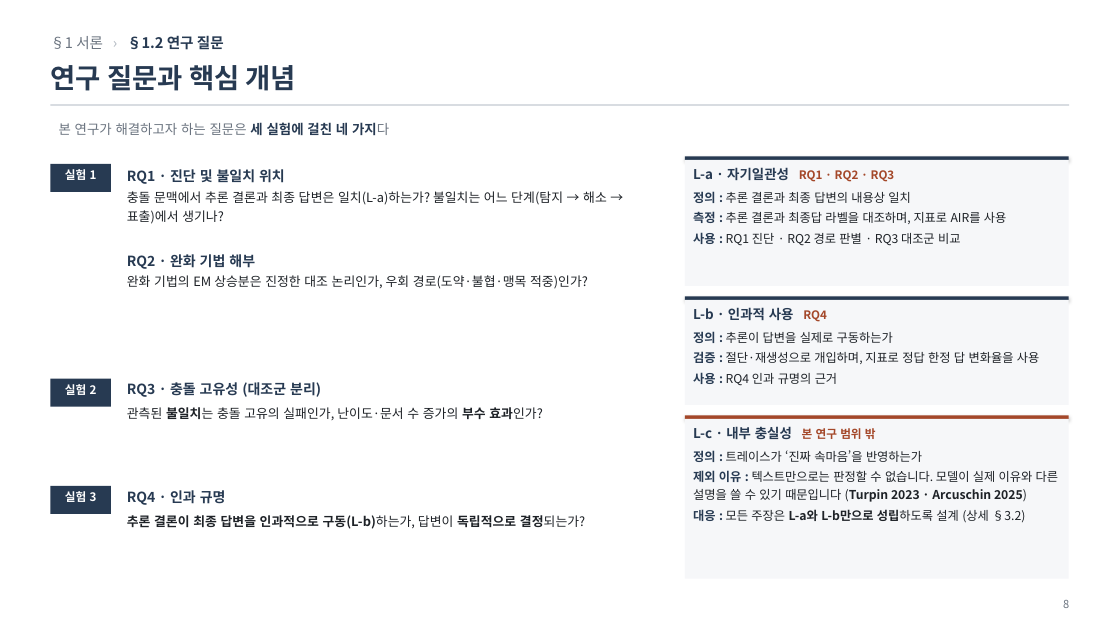
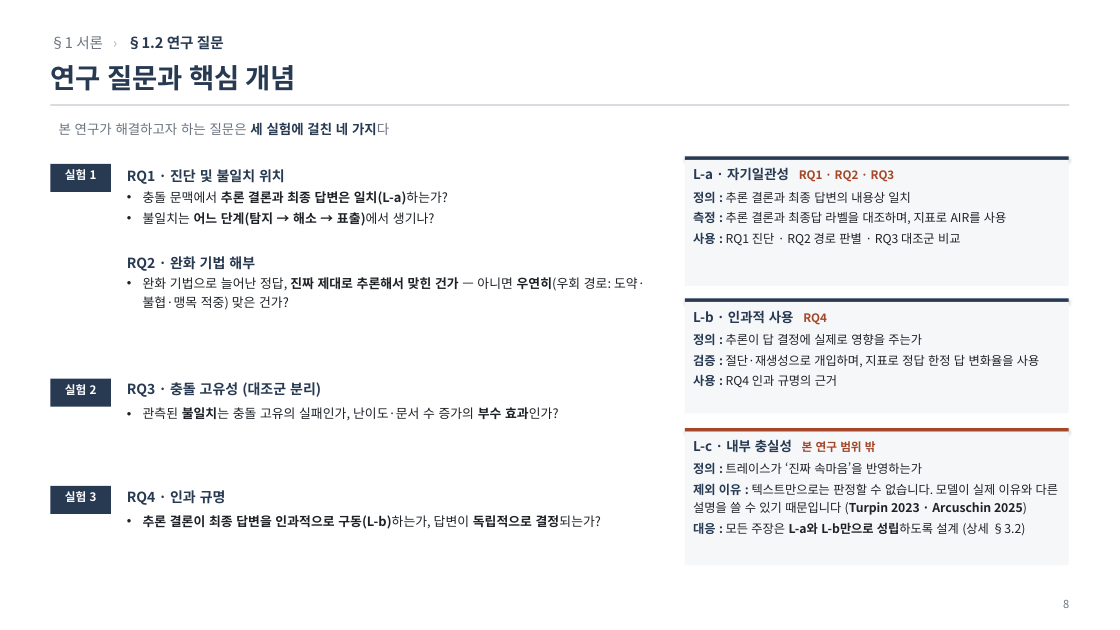
Before and after one commit to jin-ryu/thinkconflict, a slide deck: slide 8 of docs/ThinkConflict_연구보고.pptx. Drawn at 1120x630 pixels with LibreOffice and Linux fonts; fonts in the diff are those of the drawing. Boxes give left, top, right and bottom in pixels: in the first picture for what was removed or moved away, otherwise in the second. Text is boxed around its words. In the diff, an @@ line names an element or a change of style, - is before the commit and + after.

```diff
--- a/docs/ThinkConflict_연구보고.pptx
+++ b/docs/ThinkConflict_연구보고.pptx
@@ text at (143,191,448,226): text changed; bold on @@
-충돌 문맥에서 추론 결론과 최종 답변은 일치(L-a)하는가? 불일치는 어느 단계(탐지 → 해소 → 표출)에서 생기나?
+• 충돌 문맥에서 추론 결론과 최종 답변은 일치(L-a)하는가?
+• 불일치는 어느 단계(탐지 → 해소 → 표출)에서 생기나?
@@ text at (143,277,645,310): text changed @@
-완화 기법의 EM 상승분은 진정한 대조 논리인가, 우회 경로(도약·불협·맹목 적중)인가?
+• 완화 기법으로 늘어난 정답, 진짜 제대로 추론해서 맞힌 건가 — 아니면 우연히(우회 경로: 도약·불협·맹목 적중) 맞은 건가?
@@ rectangle "L-b · 인과적 사용 RQ4": place and size @@
-rectangle "L-b · 인과적 사용 RQ4" at (685,300,1069,405)
+rectangle "L-b · 인과적 사용 RQ4" at (685,302,1069,413)
@@ text in rectangle at (693,333,922,345): text changed @@
-정의 : 추론이 답변을 실제로 구동하는가
+정의 : 추론이 답 결정에 실제로 영향을 주는가
@@ text at (143,407,559,420): bullet none to • @@
@@ rectangle "L-c · 내부 충실성 본 ...": place and size @@
-rectangle "L-c · 내부 충실성 본 ..." at (685,419,1069,579)
+rectangle "L-c · 내부 충실성 본 ..." at (685,432,1069,565)
@@ rectangle: place and size @@
-rectangle at (685,415,1069,418)
+rectangle at (685,429,1069,432)
@@ text at (143,515,601,529): bullet none to • @@
```
Also in this commit, not shown: 17 other slides changed, 2 slides removed, 3 other files.
